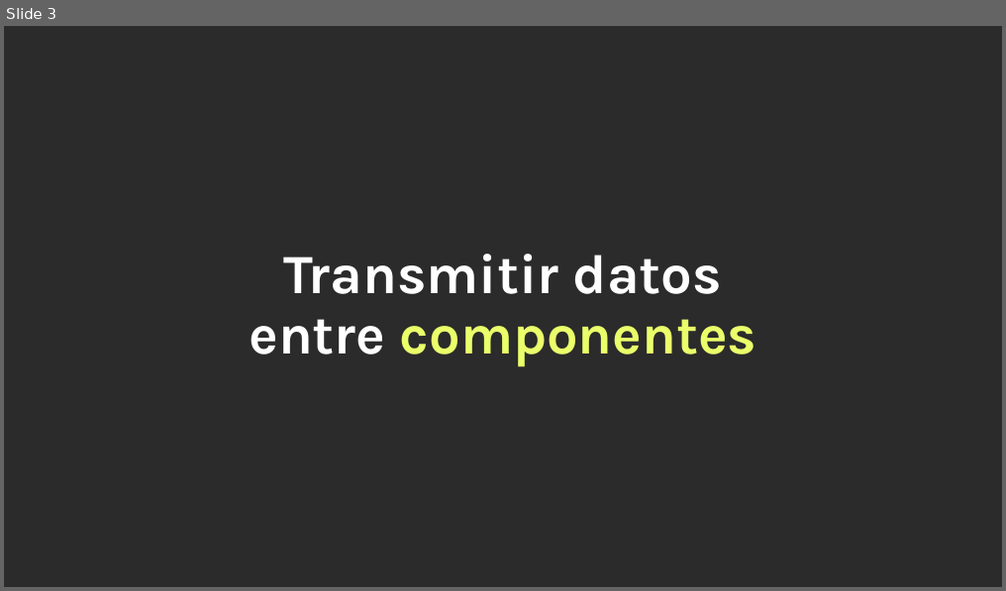
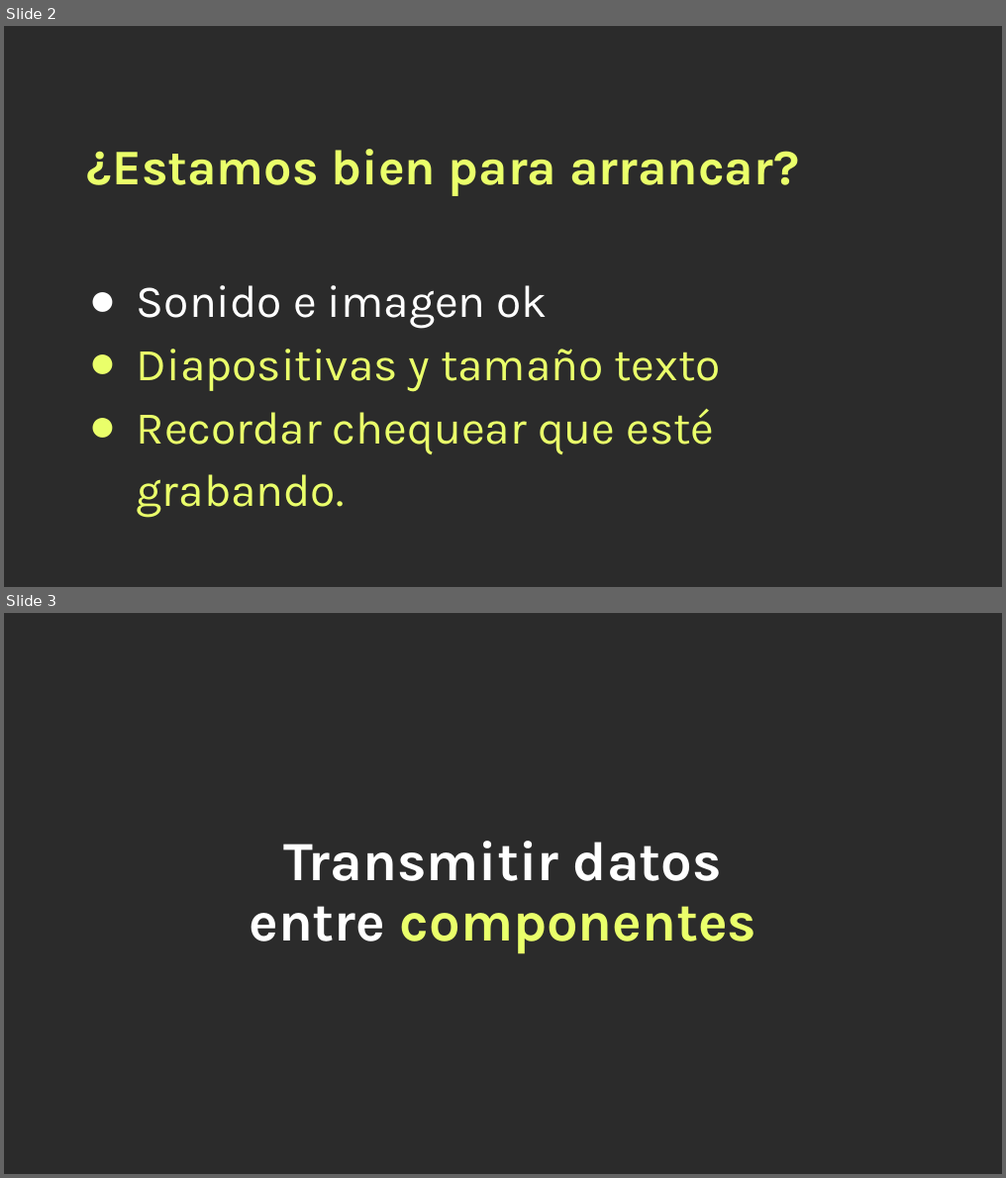
Before and after one commit to Arturogrottoli/Project-React-Js, a slide deck: Clase06/Unidad 6 - Clase en vivo.pptx. Shown one above the other, each under a label of ours: slide 3 before the commit, slides 2 and 3 after it. The pictures are 1006x591 and 1006x1178 pixels, drawn with LibreOffice and Linux fonts; fonts in the diff are those of the drawing; background and template pictures are left out; a plain dark background stands for a picture behind light text. Boxes give left, top, right and bottom in pixels: in the first picture for what was removed or moved away, otherwise in the second. Text is boxed around its words. In the diff, an @@ line names an element or a change of style, - is before the commit and + after.

```diff
--- a/Clase06/Unidad 6 - Clase en vivo.pptx
+++ b/Clase06/Unidad 6 - Clase en vivo.pptx
@@ slide 2 added at box(4, 26, 1002, 587), background picture (left out) @@
@@ text added at box(86, 149, 799, 517), 33 pt, text #EAFF6A @@
+¿Estamos bien para arrancar?
+● Sonido e imagen ok
+● Diapositivas y tamaño texto
+● Recordar chequear que esté grabando.
```
Also in this commit, not shown: 1 other slide added, 2 slides removed.
